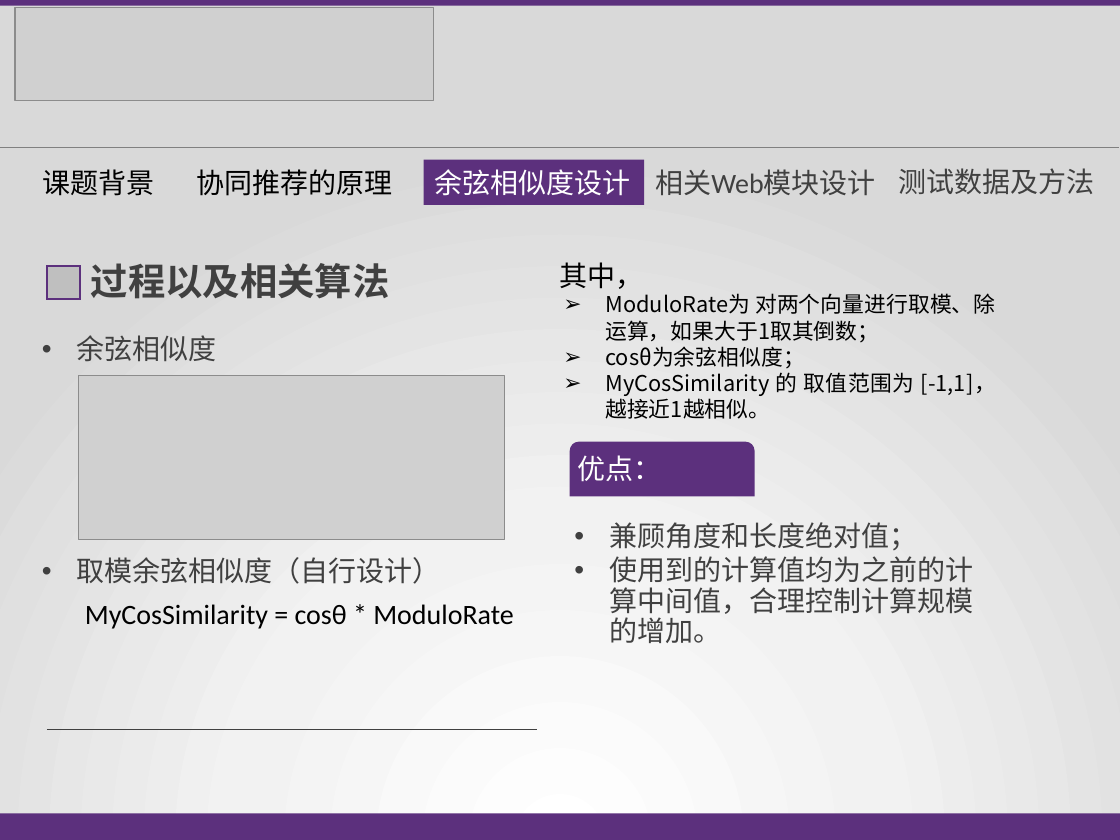
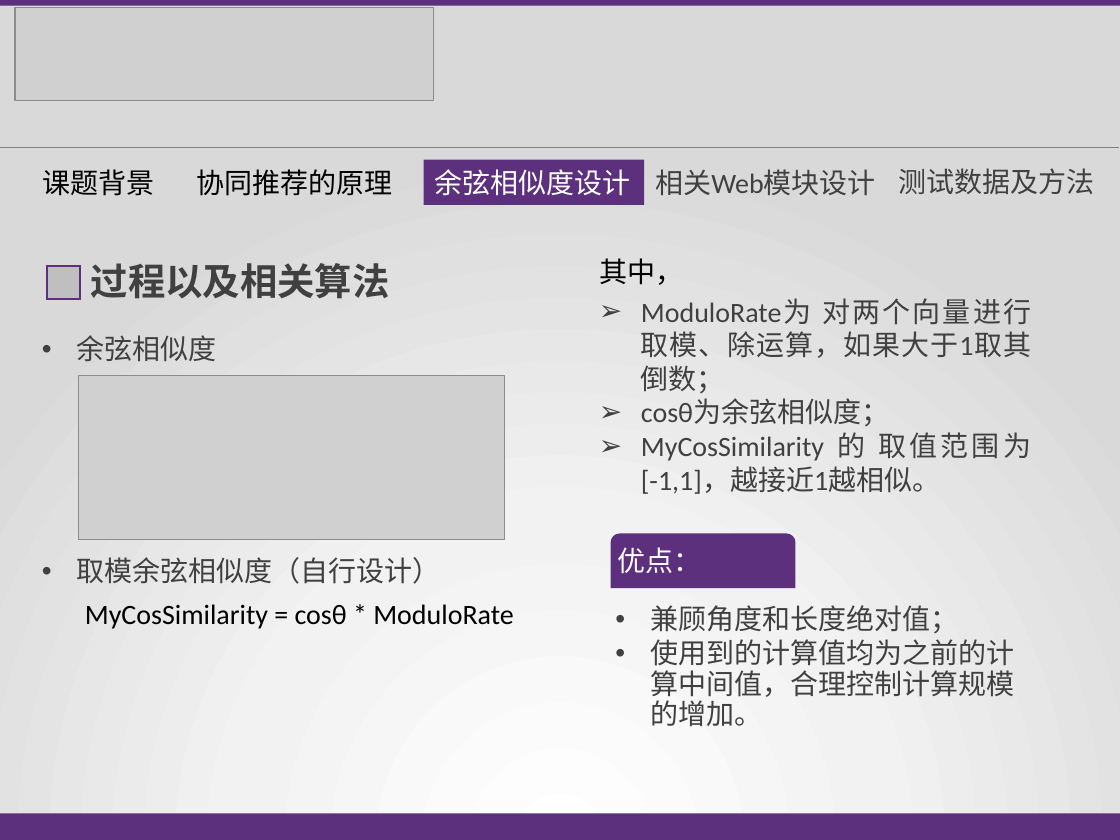
Before and after one commit to cshijiel/tjpu, a slide deck: slide 6 of 毕业演讲稿.pptx. Drawn at 1120x840 pixels with LibreOffice and Linux fonts; fonts in the diff are those of the drawing; grey boxes stand for pictures. Boxes give left, top, right and bottom in pixels: in the first picture for what was removed or moved away, otherwise in the second. Text is boxed around its words. In the diff, an @@ line names an element or a change of style, - is before the commit and + after.

```diff
--- a/毕业演讲稿.pptx
+++ b/毕业演讲稿.pptx
@@ text "其中，": place and size @@
-text "其中，" at [559,262,643,289]
+text "其中，" at [600,258,684,285]
@@ text "ModuloRate为 对两个向量进行取模、除运算，如果大于1取其倒数；": place and size @@
-text "ModuloRate为 对两个向量进行取模、除运算，如果大于1取其倒数；" at [605,293,996,419]
+text "ModuloRate为 对两个向量进行取模、除运算，如果大于1取其倒数；" at [641,298,1031,494]
@@ text "ModuloRate为 对两个向量进行取模、除运算，如果大于1取其倒数；" at [641,298,1031,494]: size 14 to 18 pt, font Noto Sans CJK SC to Calibri, text colour #000000 to #404040 @@
@@ freeform shape "优点：": place and size @@
-freeform shape "优点：" at [570,441,755,496]
+freeform shape "优点：" at [610,533,795,588]
@@ free "兼顾角度和长度绝对值；": place and size @@
-free "兼顾角度和长度绝对值；" at [570,517,979,670]
+free "兼顾角度和长度绝对值；" at [610,600,1019,753]
@@ line removed from (47, 729) to (536, 729) @@
```
Also in this commit, not shown: 7 other slides changed, 1 slide removed.
